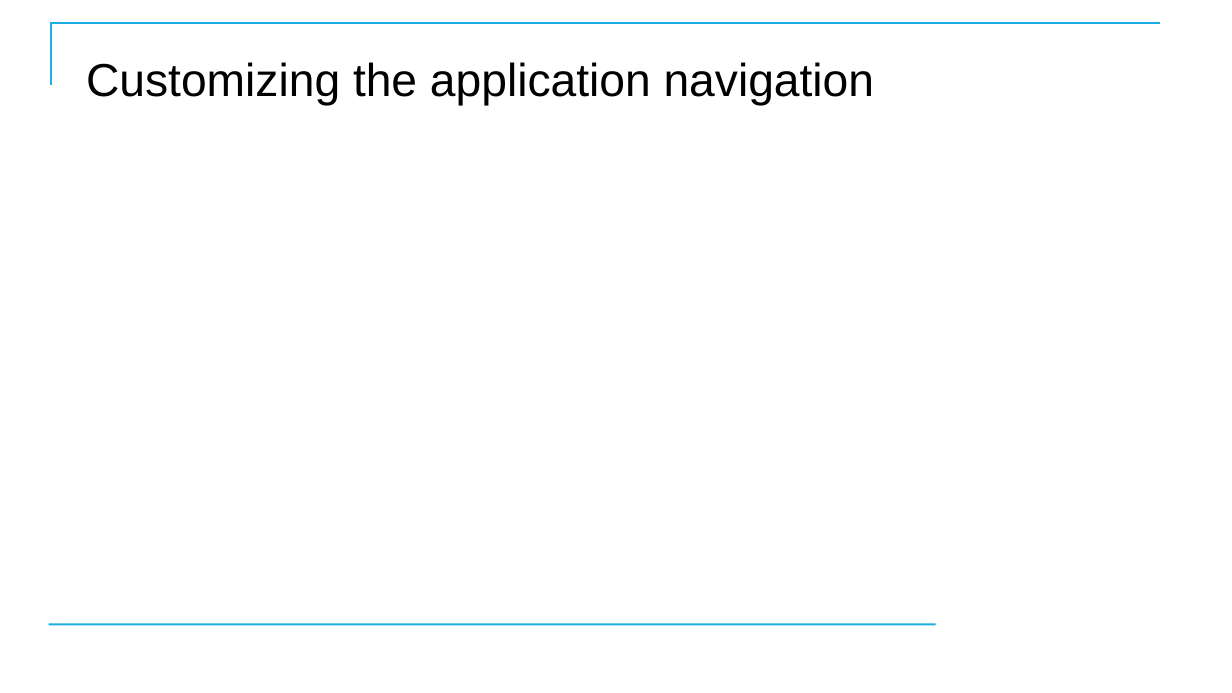
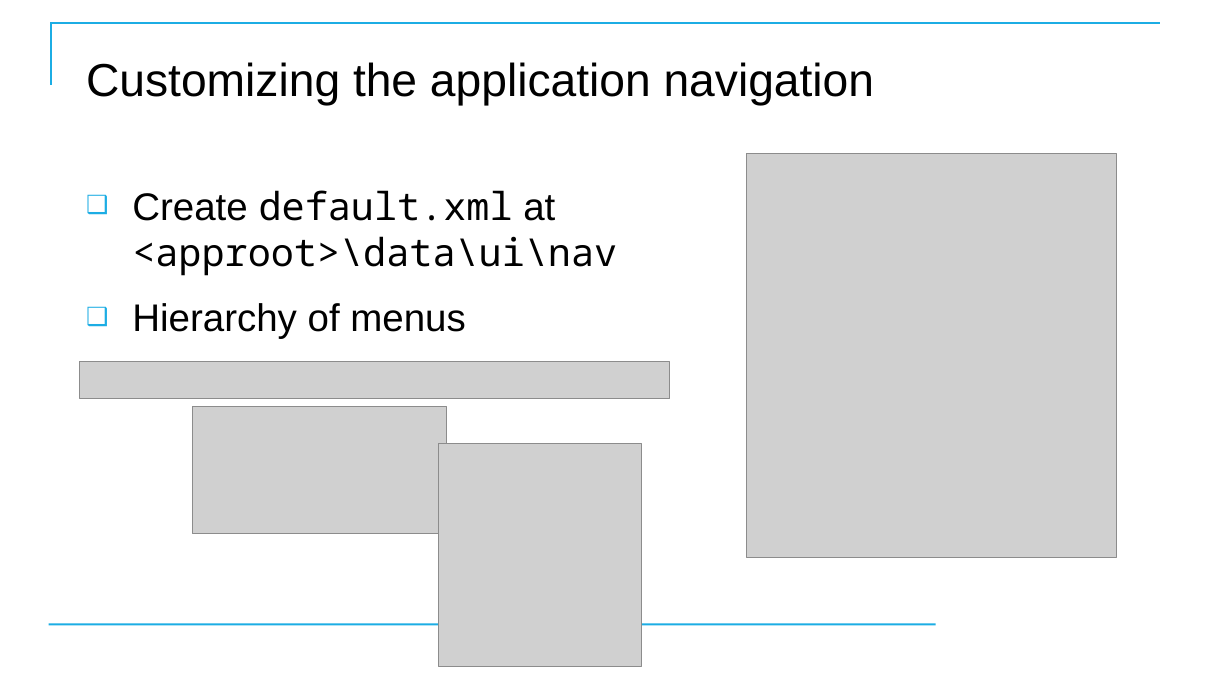
Before and after one commit to CostelloTechnicalConsulting/XSPLK2ClassFiles, a slide deck: slide 97 of ppt/SplunkFundamentals2v1_3.pptx. Drawn at 1232x693 pixels with LibreOffice and Linux fonts; fonts in the diff are those of the drawing; grey boxes stand for pictures; background and template pictures are left out. Boxes give left, top, right and bottom in pixels: in the first picture for what was removed or moved away, otherwise in the second. Text is boxed around its words. In the diff, an @@ line names an element or a change of style, - is before the commit and + after.

```diff
--- a/ppt/SplunkFundamentals2v1_3.pptx
+++ b/ppt/SplunkFundamentals2v1_3.pptx
@@ picture added at bbox=[747, 154, 1116, 558] @@
@@ text added at bbox=[132, 190, 617, 339], 30 pt, text #000000 @@
+❑ Create default.xml at <approot>\data\ui\nav
+❑ Hierarchy of menus
@@ picture added at bbox=[79, 362, 670, 399] @@
@@ picture added at bbox=[192, 407, 446, 534] @@
@@ picture added at bbox=[439, 444, 641, 666] @@
```
Also in this commit, not shown: 3 other slides changed.
